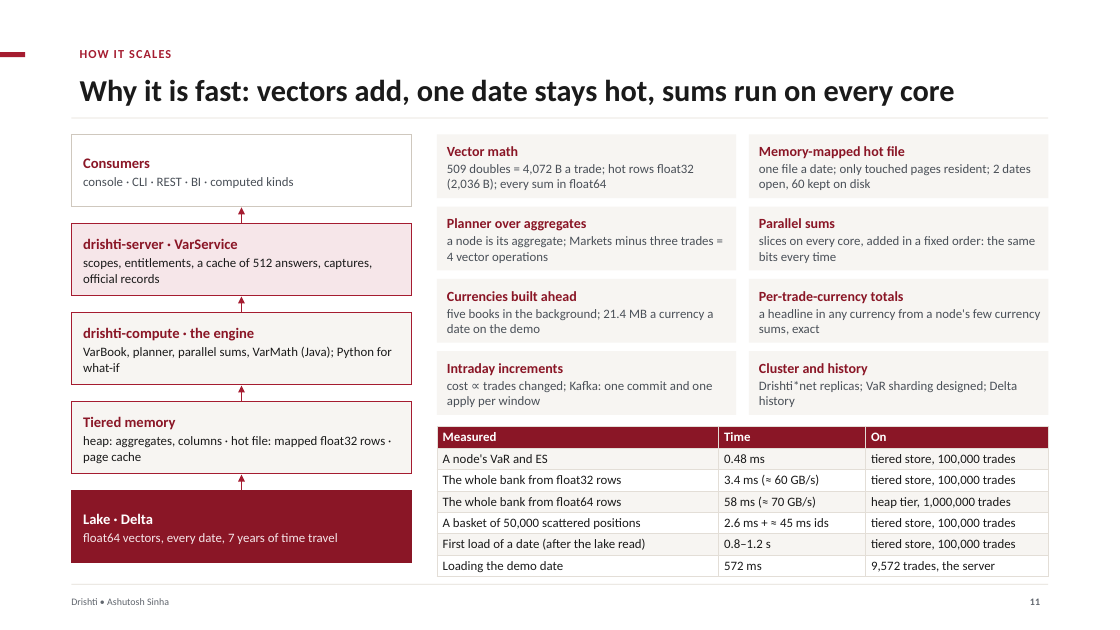
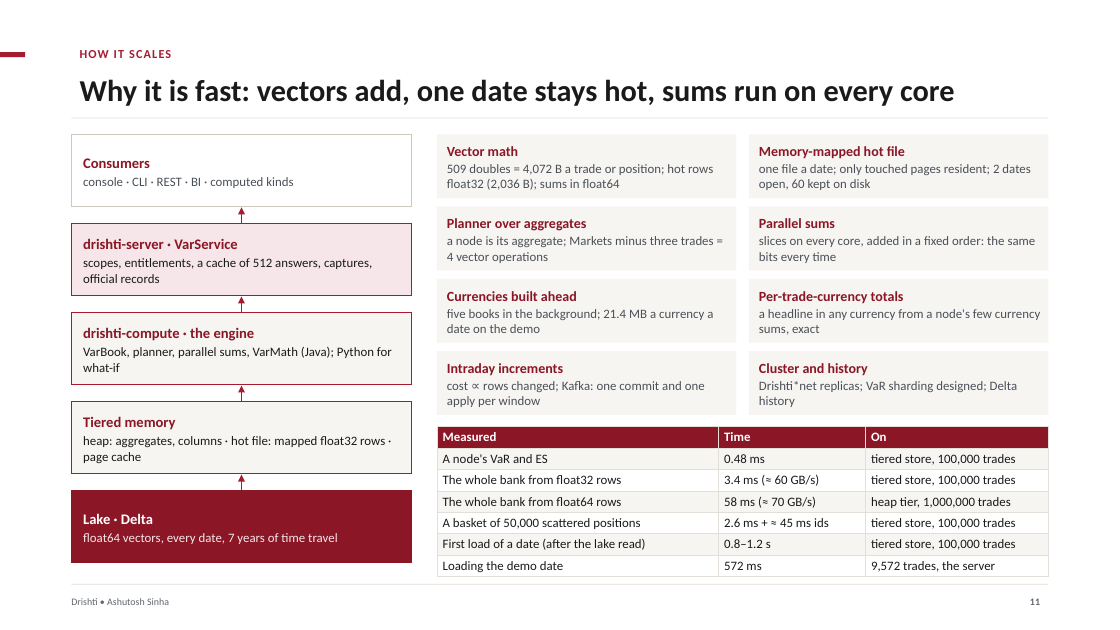
Before and after one commit to ajsinha/drishti, a slide deck: slide 11 of docs/publications/Drishti-VaR-Engine.pptx. Drawn at 1120x630 pixels with LibreOffice and Linux fonts; fonts in the diff are those of the drawing. Boxes give left, top, right and bottom in pixels: in the first picture for what was removed or moved away, otherwise in the second. Text is boxed around its words. In the diff, an @@ line names an element or a change of style, - is before the commit and + after.

Commit message:
The VaR engine deck says trades or positions wherever both apply

```diff
--- a/docs/publications/Drishti-VaR-Engine.pptx
+++ b/docs/publications/Drishti-VaR-Engine.pptx
@@ text at (447,164,713,190): text changed @@
-509 doubles = 4,072 B a trade; hot rows float32 (2,036 B); every sum in float64
+509 doubles = 4,072 B a trade or position; hot rows float32 (2,036 B); sums in float64
@@ text at (447,381,705,407): text changed @@
-cost ∝ trades changed; Kafka: one commit and one apply per window
+cost ∝ rows changed; Kafka: one commit and one apply per window
```
Also in this commit, not shown: 7 other slides changed, 1 other file.
